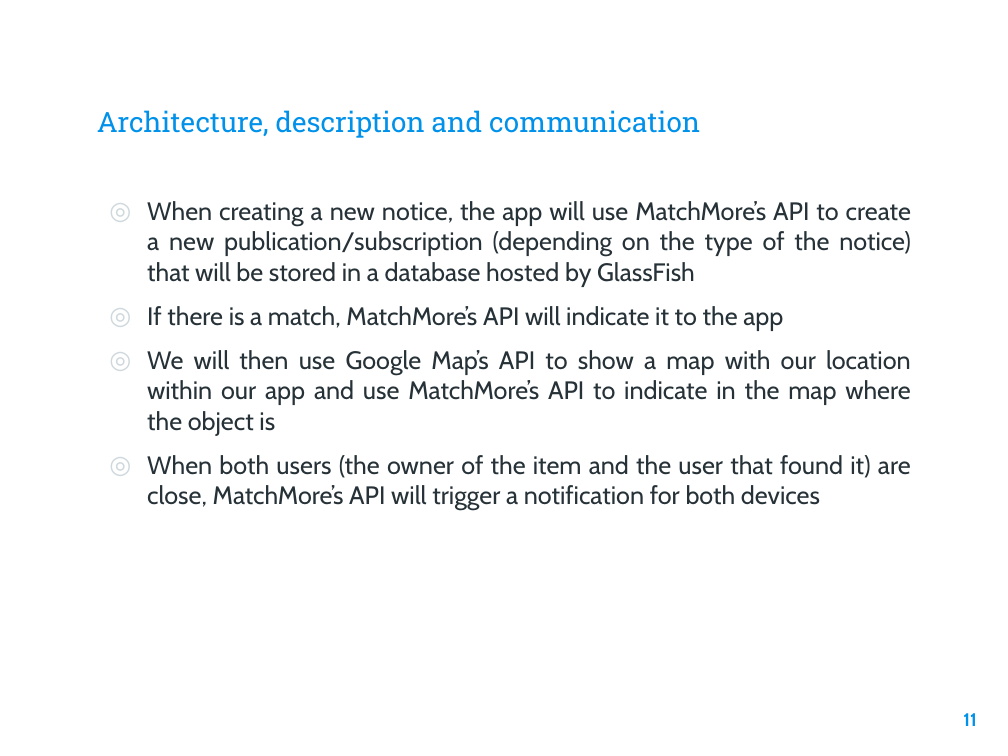
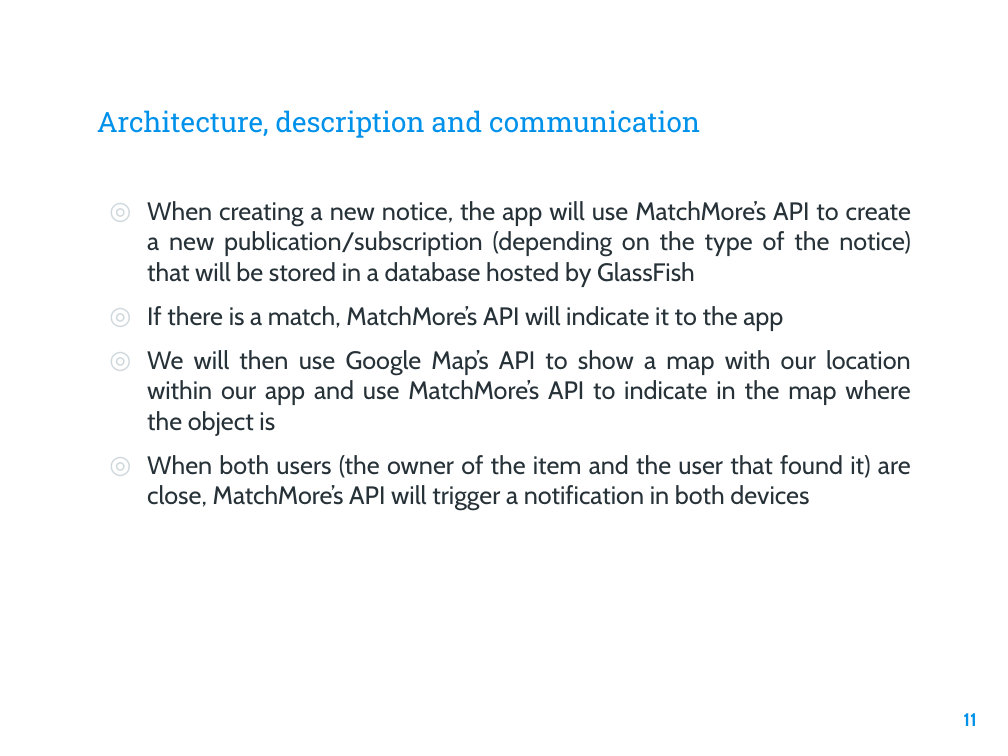
Before and after one commit to hkeopras/Lost-Found, a slide deck: slide 11 of Phase 1/Slides.pptx. Drawn at 1008x756 pixels with LibreOffice and Linux fonts; fonts in the diff are those of the drawing; background and template pictures are left out. Boxes give left, top, right and bottom in pixels: in the first picture for what was removed or moved away, otherwise in the second. Text is boxed around its words. In the diff, an @@ line names an element or a change of style, - is before the commit and + after.

Commit message:
Minor fixes + added architecture file

```diff
--- a/Phase 1/Slides.pptx
+++ b/Phase 1/Slides.pptx
@@ text at [147, 455, 911, 510]: text changed @@
-◎ When both users (the owner of the item and the user that found it) are close, MatchMore’s API will trigger a notification for both devices
+◎ When both users (the owner of the item and the user that found it) are close, MatchMore’s API will trigger a notification in both devices
```
Also in this commit, not shown: 1 other slide changed, 1 other file.
